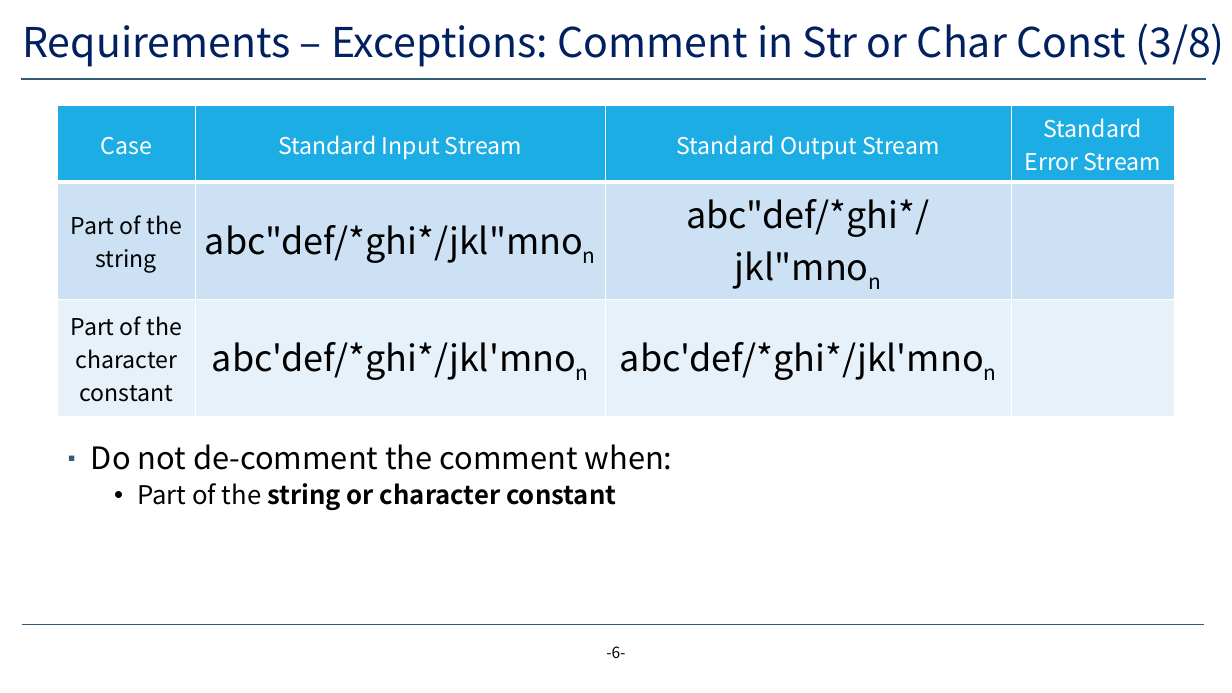
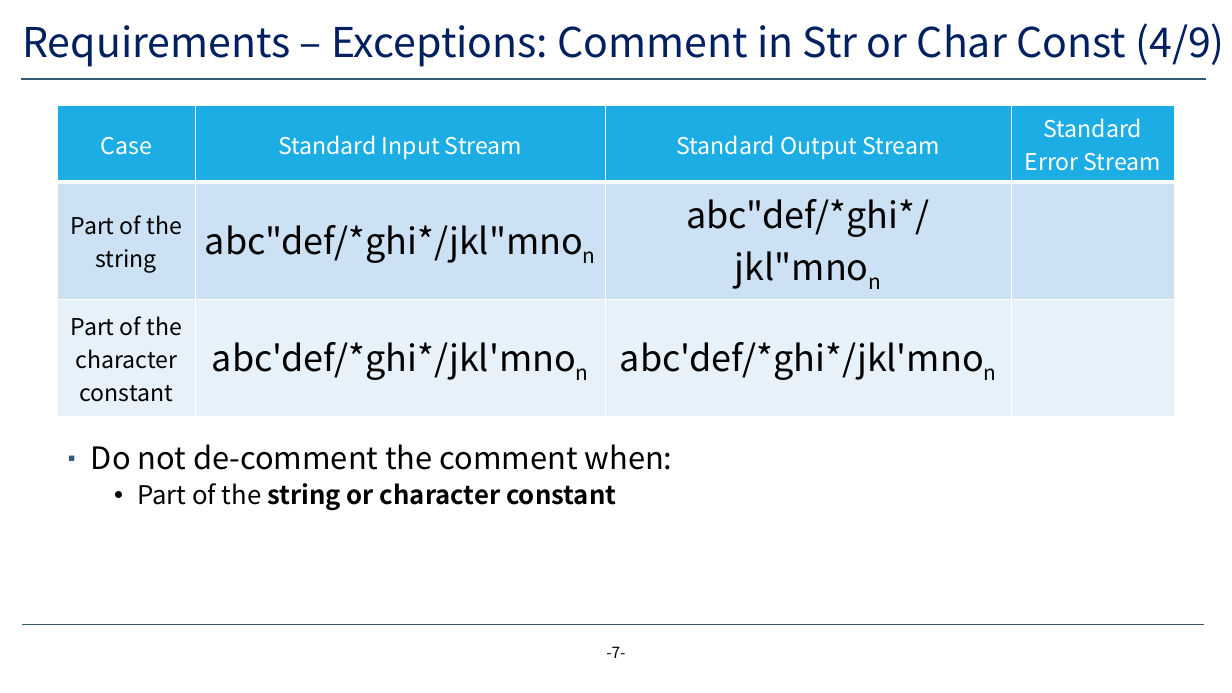
Before and after one commit to yeonjae11/3_2_SYSTEM, a slide deck: slide 7 of assignment1/lab-1-decommenter.pptx (slide 6 before the commit). Drawn at 1232x693 pixels with LibreOffice and Linux fonts; fonts in the diff are those of the drawing; background and template pictures are left out. Boxes give left, top, right and bottom in pixels: in the first picture for what was removed or moved away, otherwise in the second. Text is boxed around its words. In the diff, an @@ line names an element or a change of style, - is before the commit and + after.

```diff
--- a/assignment1/lab-1-decommenter.pptx
+++ b/assignment1/lab-1-decommenter.pptx
@@ title at box(22, 23, 1224, 67): text changed @@
-Requirements – Exceptions: Comment in Str or Char Const (3/8)
+Requirements – Exceptions: Comment in Str or Char Const (4/9)
@@ page number at box(606, 646, 625, 658): text changed @@
--6-
+-7-
```
Also in this commit, not shown: 11 other slides changed, 1 slide added, 2 other files.
